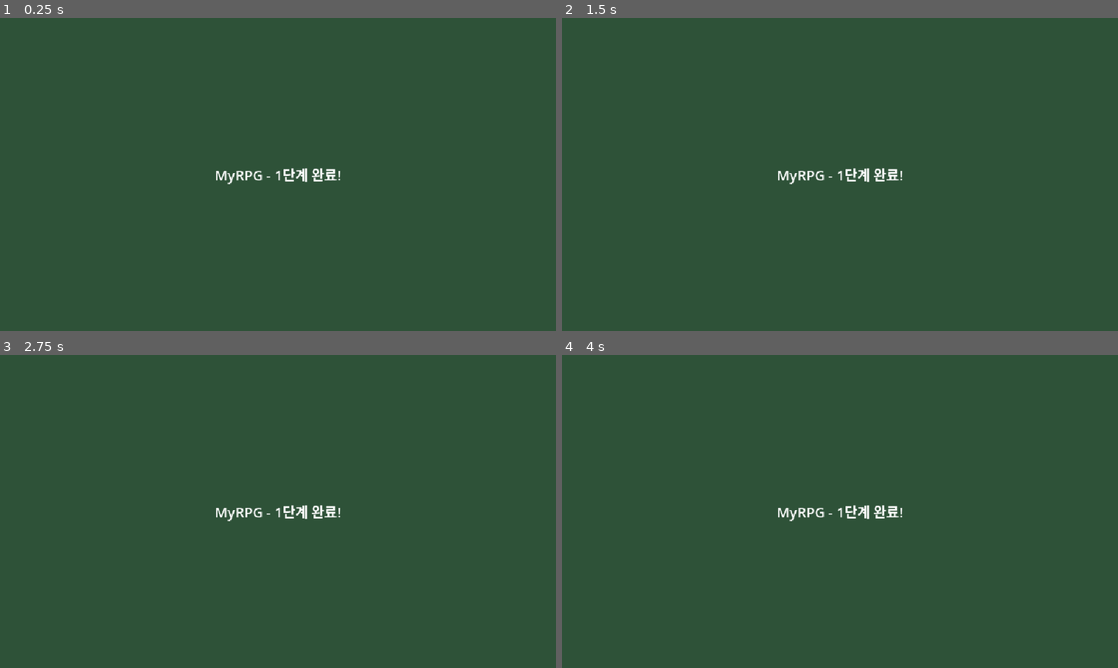
Above: before the commit, frames 1-4 (two rows, left to right).
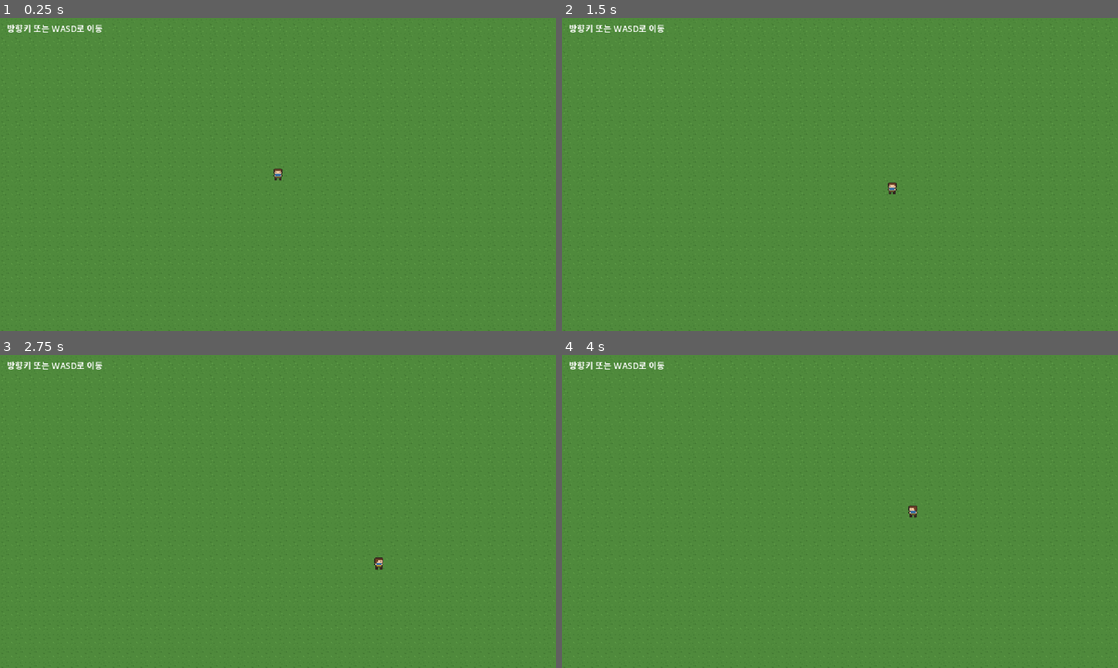
Above: after the commit, the same moments.

Repository: WoongDam123/MyRPG
Game: Godot game, scene res://scenes/main.tscn
Same seed, same stepped clock (60 frames per second), same inputs: the game is played once before the commit and once after it.
Inputs:
- Up to frame 1 (0.25 s): no input
- Up to frame 2 (1.5 s): tap Enter at 0.5 s; hold Right (move_right, bound only after the commit) 0.53-1.28 s; hold Down (move_down, bound only after the commit) from 1.28 s (still down)
- Up to frame 3 (2.75 s): release Down (move_down, bound only after the commit) at 2.03 s; hold Right (move_right, bound only after the commit) from 2.03 s (still down)
- Up to frame 4 (4 s): release Right (move_right, bound only after the commit) at 2.78 s; hold Up (move_up, bound only after the commit) 2.78-3.53 s; tap Space at 3.5 s; hold Left (move_left, bound only after the commit) from 3.53 s (still down)

The runs differ from the first frame. In frame 1, 100% of the frame differs, in the area x 0-100%, y 0-100%; in frame 2, 100%; in frame 3, 100%; in frame 4, 100%.

Commit message:
2단계: 플레이어 캐릭터 이동과 걷기 애니메이션
- 16x16 임시 캐릭터 그림(4방향 x 3프레임)과 잔디 타일
- 입력 액션 move_left/right/up/down (방향키 + WASD)
- Player 씬: CharacterBody2D + AnimatedSprite2D + 발밑 충돌 박스
- player.gd: 8방향 이동, 바라보는 방향 유지, idle/walk 애니메이션

Co-Authored-By: Claude Opus 5.5 <noreply@anthropic.com>
Claude-Session: https://claude.ai/code/session_01Er39gAyKDwwEVGsjxjSxSV

Diff:
--- /dev/null
+++ b/assets/sprites/player_frames.tres
@@ -0,0 +1,154 @@
+[gd_resource type="SpriteFrames" format=3]
+
+[ext_resource type="Texture2D" path="res://assets/sprites/player.png" id="1_pte0q"]
+
+[sub_resource type="AtlasTexture" id="AtlasTexture_yb5pd"]
+atlas = ExtResource("1_pte0q")
+region = Rect2(0, 0, 16, 16)
+
+[sub_resource type="AtlasTexture" id="AtlasTexture_oagtm"]
+atlas = ExtResource("1_pte0q")
+region = Rect2(0, 16, 16, 16)
+
+[sub_resource type="AtlasTexture" id="AtlasTexture_vm384"]
+atlas = ExtResource("1_pte0q")
+region = Rect2(0, 32, 16, 16)
+
+[sub_resource type="AtlasTexture" id="AtlasTexture_f7tn3"]
+atlas = ExtResource("1_pte0q")
+region = Rect2(0, 48, 16, 16)
+
+[sub_resource type="AtlasTexture" id="AtlasTexture_wxcwy"]
+atlas = ExtResource("1_pte0q")
+region = Rect2(16, 0, 16, 16)
+
+[sub_resource type="AtlasTexture" id="AtlasTexture_7ymif"]
+atlas = ExtResource("1_pte0q")
+region = Rect2(32, 0, 16, 16)
+
+[sub_resource type="AtlasTexture" id="AtlasTexture_ytjlf"]
+atlas = ExtResource("1_pte0q")
+region = Rect2(16, 16, 16, 16)
+
+[sub_resource type="AtlasTexture" id="AtlasTexture_ghyft"]
+atlas = ExtResource("1_pte0q")
+region = Rect2(32, 16, 16, 16)
+
+[sub_resource type="AtlasTexture" id="AtlasTexture_hge5e"]
+atlas = ExtResource("1_pte0q")
+region = Rect2(16, 32, 16, 16)
+
+[sub_resource type="AtlasTexture" id="AtlasTexture_h61xx"]
+atlas = ExtResource("1_pte0q")
+region = Rect2(32, 32, 16, 16)
+
+[sub_resource type="AtlasTexture" id="AtlasTexture_6q7s5"]
+atlas = ExtResource("1_pte0q")
+region = Rect2(16, 48, 16, 16)
+
+[sub_resource type="AtlasTexture" id="AtlasTexture_v8r7d"]
+atlas = ExtResource("1_pte0q")
+region = Rect2(32, 48, 16, 16)
+
+[resource]
+animations = [{
+"frames": [{
+"duration": 1.0,
+"texture": SubResource("AtlasTexture_yb5pd")
+}],
+"loop": 1,
+"name": &"idle_down",
+"speed": 1.0
+}, {
+"frames": [{
+"duration": 1.0,
+"texture": SubResource("AtlasTexture_oagtm")
+}],
+"loop": 1,
+"name": &"idle_left",
+"speed": 1.0
+}, {
+"frames": [{
+"duration": 1.0,
+"texture": SubResource("AtlasTexture_vm384")
+}],
+"loop": 1,
+"name": &"idle_right",
+"speed": 1.0
+}, {
+"frames": [{
+"duration": 1.0,
+"texture": SubResource("AtlasTexture_f7tn3")
+}],
+"loop": 1,
+"name": &"idle_up",
+"speed": 1.0
+}, {
+"frames": [{
+"duration": 1.0,
+"texture": SubResource("AtlasTexture_wxcwy")
+}, {
+"duration": 1.0,
+"texture": SubResource("AtlasTexture_yb5pd")
+}, {
+"duration": 1.0,
+"texture": SubResource("AtlasTexture_7ymif")
+}, {
+"duration": 1.0,
+"texture": SubResource("AtlasTexture_yb5pd")
+}],
+"loop": 1,
+"name": &"walk_down",
+"speed": 8.0
+}, {
+"frames": [{
+"duration": 1.0,
+"texture": SubResource("AtlasTexture_ytjlf")
+}, {
+"duration": 1.0,
+"texture": SubResource("AtlasTexture_oagtm")
+}, {
+"duration": 1.0,
+"texture": SubResource("AtlasTexture_ghyft")
+}, {
+"duration": 1.0,
+"texture": SubResource("AtlasTexture_oagtm")
+}],
+"loop": 1,
+"name": &"walk_left",
+"speed": 8.0
+}, {
+"frames": [{
+"duration": 1.0,
+"texture": SubResource("AtlasTexture_hge5e")
+}, {
+"duration": 1.0,
+"texture": SubResource("AtlasTexture_vm384")
+}, {
+"duration": 1.0,
+"texture": SubResource("AtlasTexture_h61xx")
+}, {
+"duration": 1.0,
+"texture": SubResource("AtlasTexture_vm384")
+}],
+"loop": 1,
+"name": &"walk_right",
+"speed": 8.0
+}, {
+"frames": [{
+"duration": 1.0,
+"texture": SubResource("AtlasTexture_6q7s5")
+}, {
+"duration": 1.0,
+"texture": SubResource("AtlasTexture_f7tn3")
+}, {
+"duration": 1.0,
+"texture": SubResource("AtlasTexture_v8r7d")
+}, {
+"duration": 1.0,
+"texture": SubResource("AtlasTexture_f7tn3")
+}],
+"loop": 1,
+"name": &"walk_up",
+"speed": 8.0
+}]
--- a/project.godot
+++ b/project.godot
@@ -24,6 +24,25 @@
 window/stretch/aspect="expand"
 window/handheld/orientation=0
 
+[input]
+
+move_left={
+"deadzone": 0.2,
+"events": [Object(InputEventKey,"resource_local_to_scene":false,"resource_name":"","device":-1,"window_id":0,"alt_pressed":false,"shift_pressed":false,"ctrl_pressed":false,"meta_pressed":false,"pressed":false,"keycode":0,"physical_keycode":4194319,"key_label":0,"unicode":0,"location":0,"echo":false,"script":null), Object(InputEventKey,"resource_local_to_scene":false,"resource_name":"","device":-1,"window_id":0,"alt_pressed":false,"shift_pressed":false,"ctrl_pressed":false,"meta_pressed":false,"pressed":false,"keycode":0,"physical_keycode":65,"key_label":0,"unicode":0,"location":0,"echo":false,"script":null)]
+}
+move_right={
+"deadzone": 0.2,
+"events": [Object(InputEventKey,"resource_local_to_scene":false,"resource_name":"","device":-1,"window_id":0,"alt_pressed":false,"shift_pressed":false,"ctrl_pressed":false,"meta_pressed":false,"pressed":false,"keycode":0,"physical_keycode":4194321,"key_label":0,"unicode":0,"location":0,"echo":false,"script":null), Object(InputEventKey,"resource_local_to_scene":false,"resource_name":"","device":-1,"window_id":0,"alt_pressed":false,"shift_pressed":false,"ctrl_pressed":false,"meta_pressed":false,"pressed":false,"keycode":0,"physical_keycode":68,"key_label":0,"unicode":0,"location":0,"echo":false,"script":null)]
+}
+move_up={
+"deadzone": 0.2,
+"events": [Object(InputEventKey,"resource_local_to_scene":false,"resource_name":"","device":-1,"window_id":0,"alt_pressed":false,"shift_pressed":false,"ctrl_pressed":false,"meta_pressed":false,"pressed":false,"keycode":0,"physical_keycode":4194320,"key_label":0,"unicode":0,"location":0,"echo":false,"script":null), Object(InputEventKey,"resource_local_to_scene":false,"resource_name":"","device":-1,"window_id":0,"alt_pressed":false,"shift_pressed":false,"ctrl_pressed":false,"meta_pressed":false,"pressed":false,"keycode":0,"physical_keycode":87,"key_label":0,"unicode":0,"location":0,"echo":false,"script":null)]
+}
+move_down={
+"deadzone": 0.2,
+"events": [Object(InputEventKey,"resource_local_to_scene":false,"resource_name":"","device":-1,"window_id":0,"alt_pressed":false,"shift_pressed":false,"ctrl_pressed":false,"meta_pressed":false,"pressed":false,"keycode":0,"physical_keycode":4194322,"key_label":0,"unicode":0,"location":0,"echo":false,"script":null), Object(InputEventKey,"resource_local_to_scene":false,"resource_name":"","device":-1,"window_id":0,"alt_pressed":false,"shift_pressed":false,"ctrl_pressed":false,"meta_pressed":false,"pressed":false,"keycode":0,"physical_keycode":83,"key_label":0,"unicode":0,"location":0,"echo":false,"script":null)]
+}
+
 [rendering]
 
 textures/canvas_textures/default_texture_filter=0
--- a/scenes/main.tscn
+++ b/scenes/main.tscn
@@ -1,17 +1,25 @@
 [gd_scene format=3]
+
+[ext_resource type="Texture2D" path="res://assets/tiles/grass.png" id="1_grass"]
+[ext_resource type="PackedScene" path="res://scenes/player.tscn" id="2_player"]
 
 [node name="Main" type="Node2D"]
 
-[node name="Background" type="ColorRect" parent="."]
-offset_right = 640.0
-offset_bottom = 360.0
-color = Color(0.18, 0.32, 0.22, 1)
+[node name="Grass" type="TextureRect" parent="."]
+offset_left = -320.0
+offset_top = -176.0
+offset_right = 960.0
+offset_bottom = 544.0
+texture = ExtResource("1_grass")
+stretch_mode = 1
 
-[node name="Title" type="Label" parent="."]
-offset_left = 0.0
-offset_top = 160.0
-offset_right = 640.0
-offset_bottom = 200.0
-text = "MyRPG - 1단계 완료!"
-horizontal_alignment = 1
-vertical_alignment = 1
+[node name="Player" parent="." instance=ExtResource("2_player")]
+position = Vector2(320, 188)
+
+[node name="Hint" type="Label" parent="."]
+offset_left = 8.0
+offset_top = 4.0
+offset_right = 300.0
+offset_bottom = 24.0
+theme_override_font_sizes/font_size = 10
+text = "방향키 또는 WASD로 이동"
--- /dev/null
+++ b/scenes/player.tscn
@@ -0,0 +1,20 @@
+[gd_scene format=3]
+
+[ext_resource type="Script" path="res://scripts/player.gd" id="1_script"]
+[ext_resource type="SpriteFrames" path="res://assets/sprites/player_frames.tres" id="2_frames"]
+
+[sub_resource type="RectangleShape2D" id="RectangleShape2D_feet"]
+size = Vector2(10, 6)
+
+[node name="Player" type="CharacterBody2D"]
+motion_mode = 1
+script = ExtResource("1_script")
+
+[node name="AnimatedSprite2D" type="AnimatedSprite2D" parent="."]
+position = Vector2(0, -8)
+sprite_frames = ExtResource("2_frames")
+animation = &"idle_down"
+
+[node name="CollisionShape2D" type="CollisionShape2D" parent="."]
+position = Vector2(0, -3)
+shape = SubResource("RectangleShape2D_feet")
--- /dev/null
+++ b/scripts/player.gd
@@ -0,0 +1,33 @@
+extends CharacterBody2D
+## 플레이어 캐릭터: 입력을 받아 8방향으로 움직이고, 방향에 맞는 애니메이션을 재생한다.
+
+@export var speed: float = 80.0  ## 1초에 움직이는 픽셀 수 (인스펙터에서 조절 가능)
+
+var facing: String = "down"  ## 마지막으로 바라본 방향 (멈췄을 때 그 방향을 유지)
+
+@onready var sprite: AnimatedSprite2D = $AnimatedSprite2D
+
+
+func _physics_process(_delta: float) -> void:
+	# 1) 입력 읽기: 방향키/WASD를 -1~1 범위의 방향 벡터로 바꿔 준다 (대각선도 자동 처리)
+	var input_dir: Vector2 = Input.get_vector("move_left", "move_right", "move_up", "move_down")
+
+	# 2) 이동: 방향 × 속도 → 벽에 부딪히면 미끄러지듯 멈춘다
+	velocity = input_dir * speed
+	move_and_slide()
+
+	# 3) 애니메이션 갱신
+	_update_animation(input_dir)
+
+
+func _update_animation(input_dir: Vector2) -> void:
+	if input_dir == Vector2.ZERO:
+		sprite.play("idle_" + facing)
+		return
+
+	# 가로 입력이 더 크면 좌/우, 세로 입력이 더 크면 위/아래를 바라본다
+	if absf(input_dir.x) > absf(input_dir.y):
+		facing = "right" if input_dir.x > 0 else "left"
+	else:
+		facing = "down" if input_dir.y > 0 else "up"
+	sprite.play("walk_" + facing)
Binary file added: assets/sprites/player.png
Not shown, added: assets/sprites/player.png.import
Binary file added: assets/tiles/grass.png
Not shown, added: assets/tiles/grass.png.import
Not shown, added: scripts/player.gd.uid
